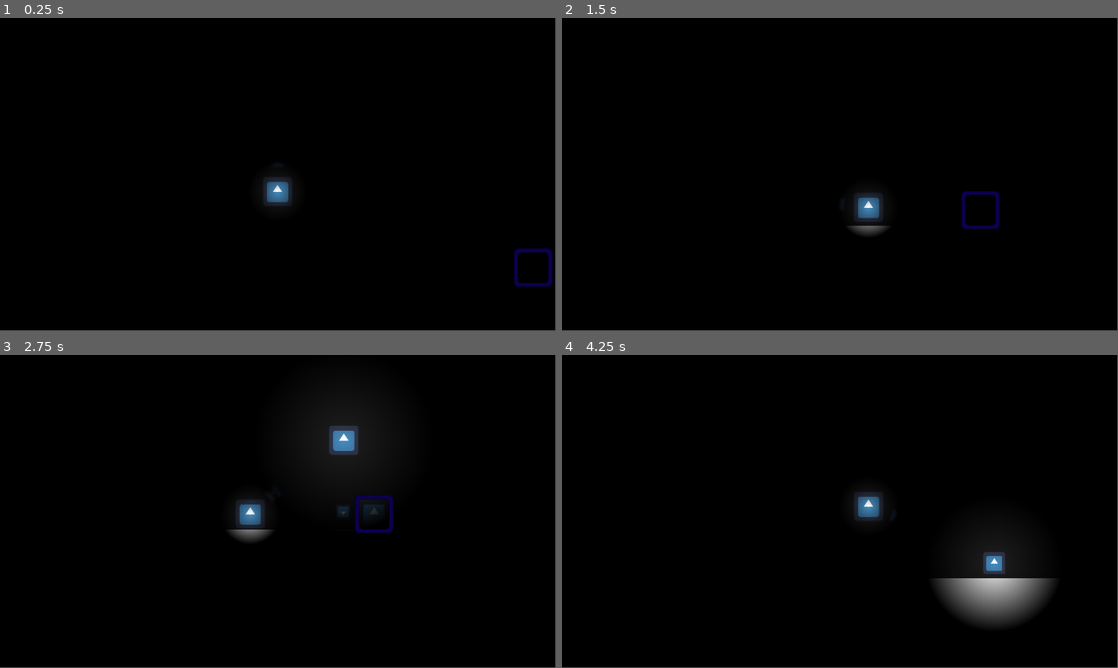
Above: before the commit, frames 1-4 (two rows, left to right).
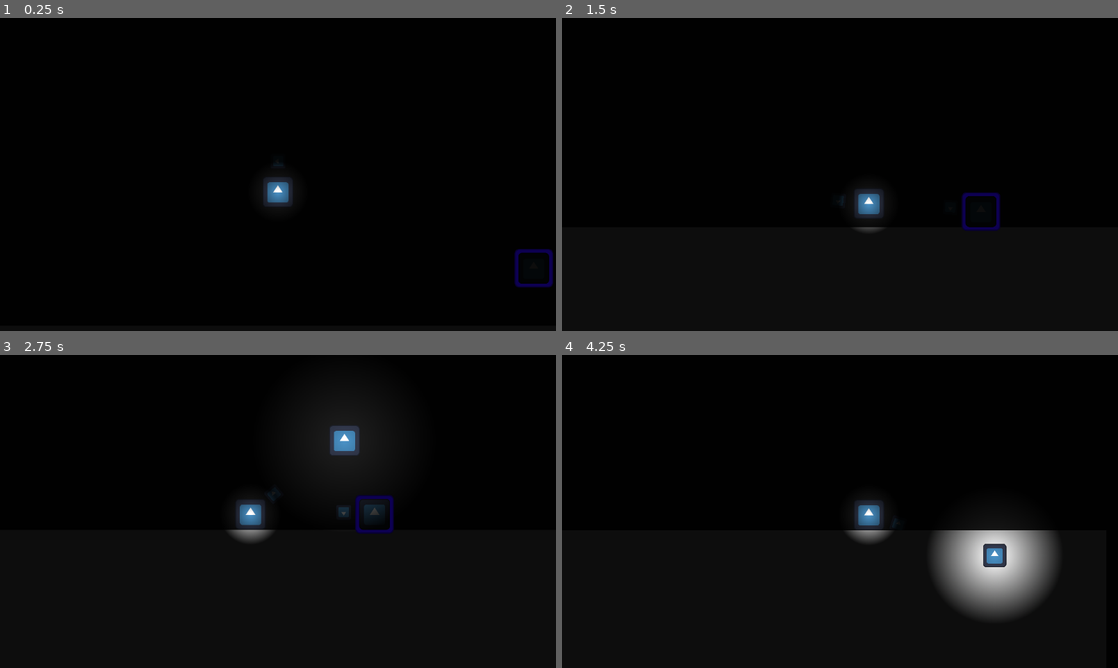
Above: after the commit, the same moments.

Repository: shiftfox/lightformer
Game: Godot game, scene res://scenes/sandbox.tscn
The game is run twice, just before and just after one commit, with the same random seed, the same clock (stepped at 60 frames per second) and the same inputs. The engine's default icon, where the game draws it, is replaced by a stand-in: a white triangle on a blue panel in a dark square.
Inputs (mouse positions are in pixels of both pictures, inside the frame that each line leads up to):
- Up to frame 1 (0.25 s): no input
- Up to frame 2 (1.5 s): move the mouse to (962, 158) at 0.52 s; hold Right (right) from 0.53 s (still down); right-click (962, 158) at 0.6 s; tap Space (jump) at 0.77 s; move the mouse to (728, 190) at 1.27 s; tap Tab (glide, bound only after the commit) at 1.35 s
- Up to frame 3 (2.75 s): tap Space (jump) at 1.52 s; move the mouse to (333, 442) at 2.02 s; release Right (right) at 2.03 s; press the mouse at (333, 442) at 2.03 s; hold Left (left) from 2.03 s (still down)
- Up to frame 4 (4.25 s): move the mouse to (812, 574) at 2.77 s; release Left (left) at 2.78 s; release the mouse at (812, 574) at 2.78 s; hold Right (right) from 2.78 s (still down); right-click (812, 574) at 2.85 s; tap Space (jump) at 3.02, 3.77 s; move the mouse to (1006, 558) at 3.52 s; hold Tab (glide, bound only after the commit) from 3.53 s (still down)
In our replay, the window is 799x449 before the commit and 800x450 after it. These sizes can differ from the game's own. Grey fills any space a smaller window leaves; there, only what the larger window draws over its background counts as a difference.

The runs differ from the first frame. In frame 1, 0.1% of the frame differs, in the area x 48-100%, y 52-87%; in frame 2, 0.5%; in frame 3, 0.2%; in frame 4, 4.2%, in the area x 50-90%, y 43-72%.

Commit message:
Scene loader and particles

Diff:
--- a/prefabs/light.tscn
+++ b/prefabs/light.tscn
@@ -15,6 +15,7 @@
 bullet_prefab = ExtResource("2_iu4w8")
 bullet_speed = 500.0
 bullet_count = 10
+min_scale = 0.2
 radius = 32.0
 
 [node name="Sprite" type="Sprite2D" parent="."]
--- /dev/null
+++ b/prefabs/particles/death.tscn
@@ -0,0 +1,21 @@
+[gd_scene load_steps=3 format=3 uid="uid://b0r630nuti8qy"]
+
+[ext_resource type="Texture2D" uid="uid://dpdvscantuf5r" path="res://graphics/sprites/circle.png" id="1_gi2yy"]
+
+[sub_resource type="Curve" id="Curve_80skk"]
+_data = [Vector2(0, 1), 0.0, 0.0, 0, 0, Vector2(1, 0), 0.0, 0.0, 0, 0]
+point_count = 2
+
+[node name="Death" type="CPUParticles2D"]
+amount = 50
+explosiveness = 1.0
+randomness = 1.0
+lifetime_randomness = 1.0
+texture = ExtResource("1_gi2yy")
+spread = 180.0
+gravity = Vector2(0, 0)
+initial_velocity_min = 62.0
+initial_velocity_max = 125.0
+damping_min = 100.0
+damping_max = 100.0
+scale_amount_curve = SubResource("Curve_80skk")
--- /dev/null
+++ b/prefabs/scenes.tscn
@@ -0,0 +1,61 @@
+[gd_scene load_steps=5 format=3 uid="uid://cw8iks81pqv0g"]
+
+[ext_resource type="Script" path="res://scripts/scenes.gd" id="1_fxao1"]
+
+[sub_resource type="Animation" id="Animation_jygo3"]
+resource_name = "slide"
+tracks/0/type = "value"
+tracks/0/imported = false
+tracks/0/enabled = true
+tracks/0/path = NodePath("Rectangle:position")
+tracks/0/interp = 1
+tracks/0/loop_wrap = true
+tracks/0/keys = {
+"times": PackedFloat32Array(0, 0.966667),
+"transitions": PackedFloat32Array(2, 1),
+"update": 0,
+"values": [Vector2(-1152, -2304), Vector2(691.2, -1382.4)]
+}
+
+[sub_resource type="Animation" id="Animation_ugliu"]
+length = 0.001
+tracks/0/type = "value"
+tracks/0/imported = false
+tracks/0/enabled = true
+tracks/0/path = NodePath("Rectangle:position")
+tracks/0/interp = 1
+tracks/0/loop_wrap = true
+tracks/0/keys = {
+"times": PackedFloat32Array(0),
+"transitions": PackedFloat32Array(1),
+"update": 0,
+"values": [Vector2(-1152, -2304)]
+}
+
+[sub_resource type="AnimationLibrary" id="AnimationLibrary_ghlwy"]
+_data = {
+"RESET": SubResource("Animation_ugliu"),
+"slide": SubResource("Animation_jygo3")
+}
+
+[node name="Scenes" type="CanvasLayer"]
+process_mode = 3
+layer = 128
+script = ExtResource("1_fxao1")
+
+[node name="Rectangle" type="ColorRect" parent="."]
+anchors_preset = 15
+anchor_right = 1.0
+anchor_bottom = 1.0
+offset_left = -1152.0
+offset_top = -2304.0
+offset_bottom = -648.0
+grow_horizontal = 2
+grow_vertical = 2
+rotation = 0.785398
+color = Color(0.133333, 0.12549, 0.203922, 1)
+
+[node name="Animation" type="AnimationPlayer" parent="."]
+libraries = {
+"": SubResource("AnimationLibrary_ghlwy")
+}
--- a/project.godot
+++ b/project.godot
@@ -10,10 +10,20 @@
 
 [application]
 
-config/name="lightformer"
+config/name="Lightformer"
 run/main_scene="res://scenes/sandbox.tscn"
 config/features=PackedStringArray("4.3")
 config/icon="res://graphics/sprites/icon.svg"
+
+[autoload]
+
+Scenes="*res://prefabs/scenes.tscn"
+Particles="*res://scripts/particles.gd"
+
+[display]
+
+window/stretch/mode="viewport"
+window/stretch/aspect="expand"
 
 [input]
 
@@ -38,8 +48,7 @@
 }
 glide={
 "deadzone": 0.5,
-"events": [Object(InputEventMouseButton,"resource_local_to_scene":false,"resource_name":"","device":-1,"window_id":0,"alt_pressed":false,"shift_pressed":false,"ctrl_pressed":false,"meta_pressed":false,"button_mask":2,"position":Vector2(121, 11),"global_position":Vector2(130, 57),"factor":1.0,"button_index":2,"canceled":false,"pressed":true,"double_click":false,"script":null)
-, Object(InputEventKey,"resource_local_to_scene":false,"resource_name":"","device":-1,"window_id":0,"alt_pressed":false,"shift_pressed":false,"ctrl_pressed":false,"meta_pressed":false,"pressed":false,"keycode":0,"physical_keycode":4194325,"key_label":0,"unicode":0,"location":0,"echo":false,"script":null)
+"events": [Object(InputEventKey,"resource_local_to_scene":false,"resource_name":"","device":-1,"window_id":0,"alt_pressed":false,"shift_pressed":false,"ctrl_pressed":false,"meta_pressed":false,"pressed":false,"keycode":0,"physical_keycode":4194306,"key_label":0,"unicode":0,"location":0,"echo":false,"script":null)
 ]
 }
 shoot={
--- a/scenes/sandbox.tscn
+++ b/scenes/sandbox.tscn
@@ -30,7 +30,7 @@
 polygon = PackedVector2Array(-576, 163, 576, 163, 576, 326, -576, 326)
 
 [node name="CanvasModulate" type="CanvasModulate" parent="."]
-color = Color(0, 0, 0, 1)
+color = Color(0.05, 0.05, 0.05, 1)
 
 [node name="ShooterEnemy" parent="." instance=ExtResource("3_5go33")]
 position = Vector2(265, 71)
--- a/scripts/light.gd
+++ b/scripts/light.gd
@@ -5,6 +5,7 @@
 @export var bullet_prefab: PackedScene
 @export var bullet_speed: float
 @export var bullet_count: int
+@export var min_scale: float
 @export var radius: float
 var target_scale: Vector2
 var max_scale: Vector2
@@ -16,7 +17,7 @@
 func _process(delta: float) -> void:
 	position = lerp(position, get_global_mouse_position(), speed * delta)
 	scale = lerp(scale, target_scale, kill_speed * delta)
-	if scale.x <= 0: queue_free()
+	if scale.x <= min_scale: queue_free()
 	if Input.is_action_just_pressed("destroy_light"):
 		var angle_step = TAU / bullet_count
 		for i in range(bullet_count):
--- /dev/null
+++ b/scripts/particles.gd
@@ -0,0 +1,10 @@
+extends Node
+
+func spawn(name: String, parent: Node2D, set_color = true) -> CPUParticles2D:
+	var particle = load("res://prefabs/particles/%s.tscn" % name).instantiate() as CPUParticles2D
+	if set_color: particle.modulate = parent.modulate
+	particle.finished.connect(particle.queue_free)
+	particle.position = parent.position
+	particle.rotation = parent.rotation
+	get_tree().current_scene.add_child(particle)
+	return particle
--- a/scripts/player.gd
+++ b/scripts/player.gd
@@ -46,3 +46,5 @@
 
 func on_health_death() -> void:
 	queue_free()
+	Scenes.refresh()
+	Particles.spawn("death", self)
--- /dev/null
+++ b/scripts/scenes.gd
@@ -0,0 +1,18 @@
+extends CanvasLayer
+
+@onready var animation = $Animation
+
+func set_scene(packed: PackedScene) -> void:
+	animation.play("slide")
+	await animation.animation_finished
+	get_tree().change_scene_to_packed.call_deferred(packed)
+	animation.play_backwards("slide")
+
+func load_scene(path: String) -> void:
+	set_scene(load("res://scenes/%s.tscn" % path))
+
+func refresh() -> void:
+	animation.play("slide")
+	await animation.animation_finished
+	get_tree().reload_current_scene.call_deferred()
+	animation.play_backwards("slide")
Binary file added: graphics/sprites/circle.png
Not shown, added: graphics/sprites/circle.png.import
